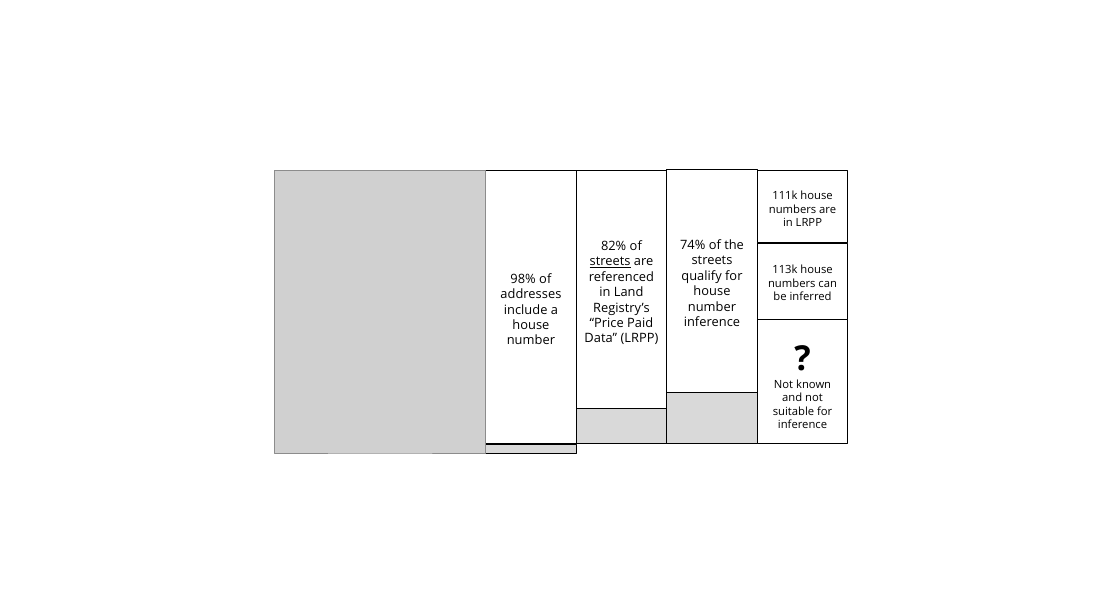
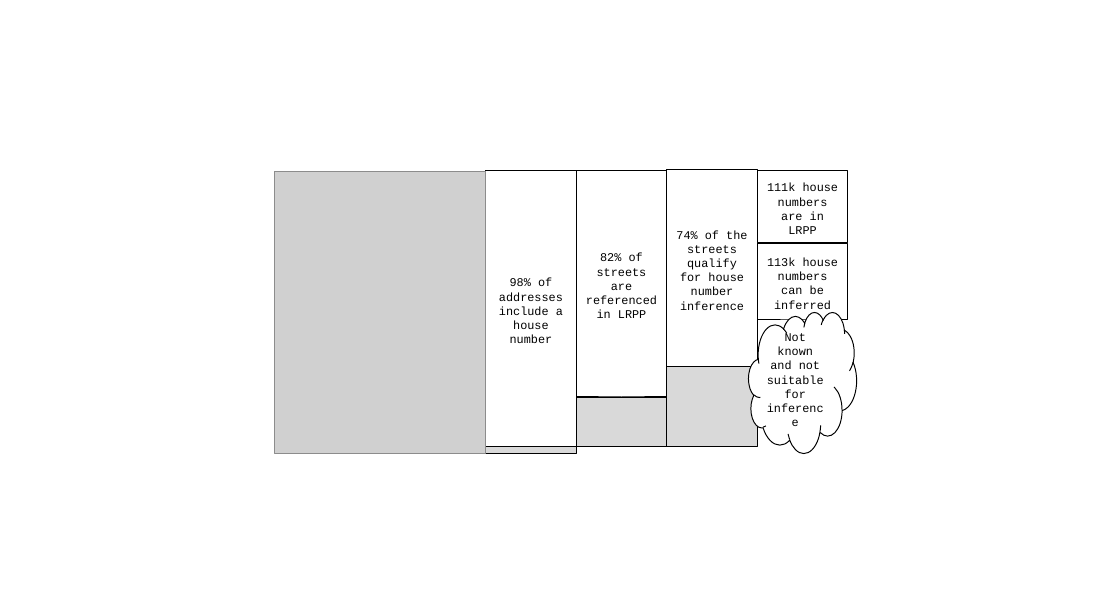
Before and after one commit to Digital-Contraptions-Imaginarium/OLAF-ICWE2016-paper, a slide deck: slide 3 of images_src/misc_powerpoint.pptx. Drawn at 1120x603 pixels with LibreOffice and Linux fonts; fonts in the diff are those of the drawing; grey boxes stand for pictures. Boxes give left, top, right and bottom in pixels: in the first picture for what was removed or moved away, otherwise in the second. Text is boxed around its words. In the diff, an @@ line names an element or a change of style, - is before the commit and + after.

Commit message:
Revised inference results picture

```diff
--- a/images_src/misc_powerpoint.pptx
+++ b/images_src/misc_powerpoint.pptx
@@ rectangle "98% of addresses include a ...": place and size @@
-rectangle "98% of addresses include a ..." at <box>486,170,576,443</box>
+rectangle "98% of addresses include a ..." at <box>486,170,576,447</box>
@@ rectangle "98% of addresses include a ..." at <box>486,170,576,447</box>: size 13.1 to 12 pt, font Open Sans to Courier New @@
@@ rectangle "82% of streets are referenced ...": place and size @@
-rectangle "82% of streets are referenced ..." at <box>576,170,666,408</box>
+rectangle "82% of streets are referenced ..." at <box>576,170,666,397</box>
@@ rectangle "74% of the streets qualify ..." at <box>667,170,757,366</box>: size 13.1 to 12 pt, font Open Sans to Courier New @@
@@ rectangle "74% of the streets qualify ...": place and size @@
-rectangle "74% of the streets qualify ..." at <box>667,170,757,392</box>
+rectangle "74% of the streets qualify ..." at <box>667,170,757,366</box>
@@ rectangle "111k house numbers are in ..." at <box>757,170,848,242</box>: size 11.4 to 12 pt, font Open Sans to Courier New @@
@@ text in rectangle at <box>586,253,657,318</box>: text changed; size 13.1 to 12 pt; font Open Sans to Courier New @@
-82% of streets are referenced in Land Registry’s “Price Paid Data” (LRPP)
+82% of streets are referenced in LRPP
@@ rectangle "113k house numbers can be ..." at <box>757,242,848,319</box>: size 11.4 to 12 pt, font Open Sans to Courier New @@
@@ text in cloud at <box>749,311,857,452</box>: paragraph removed @@
-?
@@ cloud "Not known and not suitable ...": place and size @@
-cloud "Not known and not suitable ..." at <box>757,319,848,443</box>
+cloud "Not known and not suitable ..." at <box>749,311,857,452</box>
@@ cloud "Not known and not suitable ..." at <box>749,311,857,452</box>: size 11.4 to 12 pt, font Open Sans to Courier New; rectangle to cloud @@
@@ rectangle: place and size @@
-rectangle at <box>667,392,757,443</box>
+rectangle at <box>667,366,757,446</box>
@@ rectangle: place and size @@
-rectangle at <box>576,408,666,443</box>
+rectangle at <box>576,397,666,447</box>
```
Also in this commit, not shown: 3 other files.
